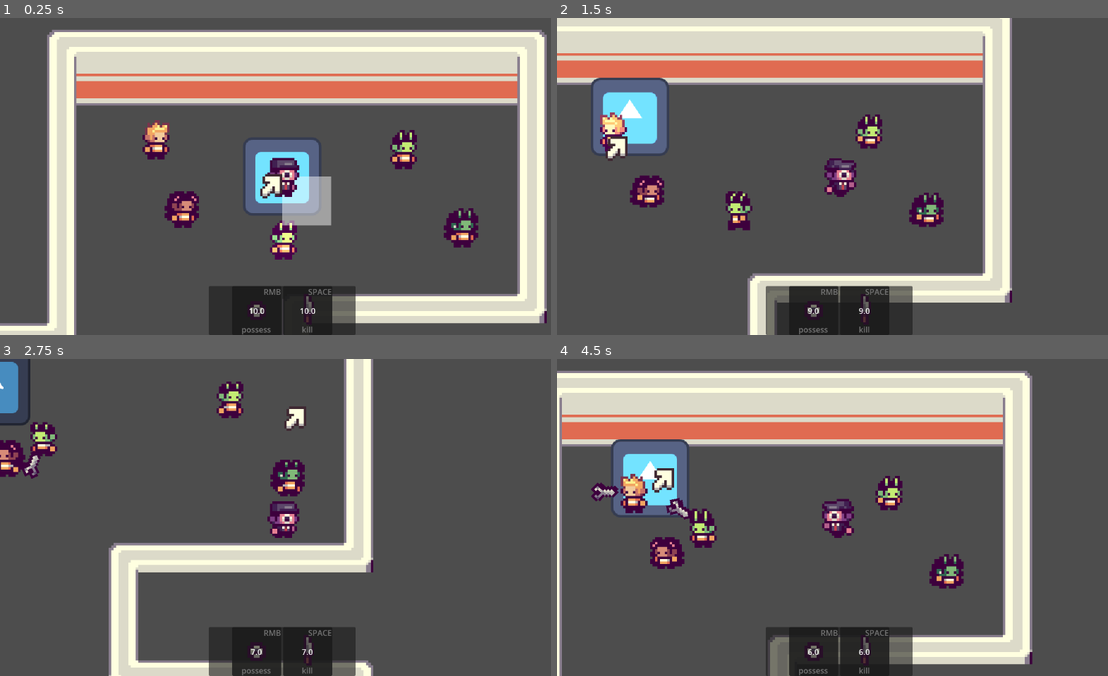
Above: before the commit, frames 1-4 (two rows, left to right).
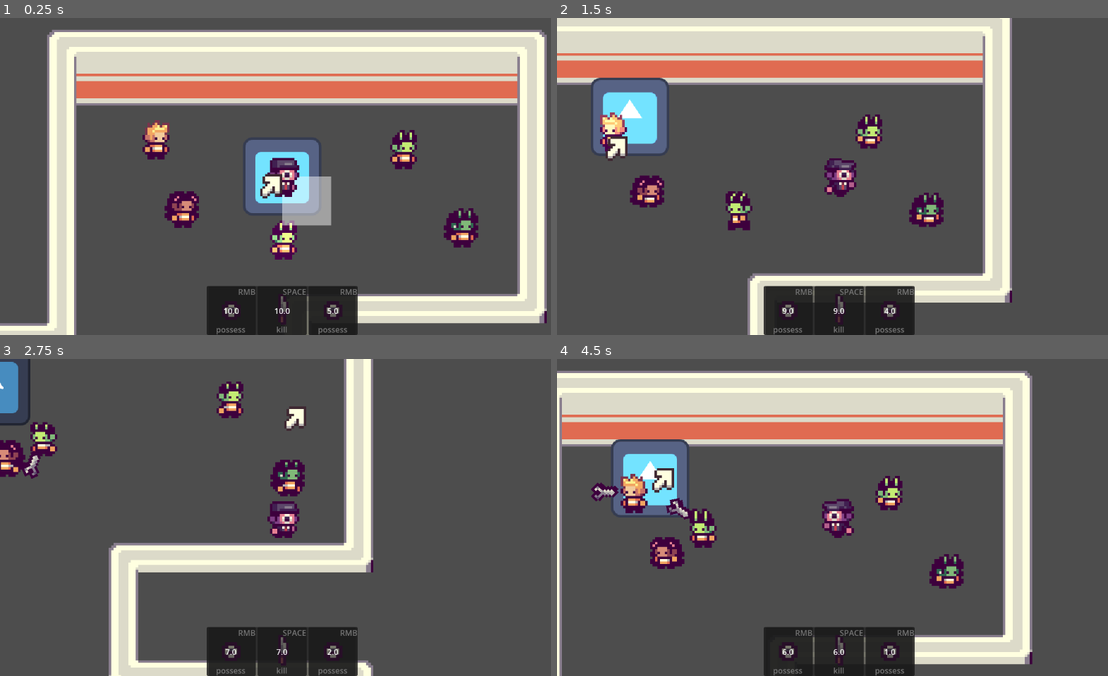
Above: after the commit, the same moments.

Repository: EEGAR1/summer-game-jam
Game: Godot game, scene res://scenes/main.tscn
Two runs of this game, one before a commit and one after it. Both use one fixed random seed, a clock stepped at 60 frames per second and the inputs below. The engine's default icon, where the game draws it, is replaced by a stand-in: a white triangle on a blue panel in a dark square.
Inputs (mouse positions are in pixels of both pictures, inside the frame that each line leads up to):
- Up to frame 1 (0.25 s): no input
- Up to frame 2 (1.5 s): move the mouse to (738, 208) at 0.52 s; hold D (move_right) 0.53-1.28 s; hold R (peek, bound only after the commit) 0.53-1.28 s; move the mouse to (628, 141) at 1.27 s; hold S (move_down) from 1.28 s (still down); click (628, 141) at 1.35 s
- Up to frame 3 (2.75 s): tap R (peek, bound only after the commit) at 1.55 s; move the mouse to (308, 409) at 2.02 s; release S (move_down) at 2.03 s; hold D (move_right) from 2.03 s (still down); hold R (peek, bound only after the commit) from 2.03 s (still down); right-click (308, 409) at 2.1 s
- Up to frame 4 (4.5 s): move the mouse to (601, 438) at 2.77 s; release D (move_right) at 2.78 s; release R (peek, bound only after the commit) at 2.78 s; hold W (move_up) 2.78-3.53 s; tap R (peek, bound only after the commit) at 2.85 s; move the mouse to (832, 558) at 3.52 s; hold R (peek, bound only after the commit) 3.53-4.28 s; hold A (move_left) from 3.53 s (still down); tap Space (kill) at 4.15 s; move the mouse to (667, 469) at 4.27 s; click (667, 469) at 4.35 s

The runs differ from the first frame. In frame 1, 1.2% of the frame differs, in the area x 37-65%, y 84-100%; in frame 2, 1.5%; in frame 3, 1.2%; in frame 4, 1.6%.

Commit message:
Added peek ability, realized AI needs some more work

Diff:
--- a/project.godot
+++ b/project.godot
@@ -69,6 +69,11 @@
 "events": [Object(InputEventKey,"resource_local_to_scene":false,"resource_name":"","device":-1,"window_id":0,"alt_press …(191 unchanged characters)…
 ]
 }
+peek={
+"deadzone": 0.2,
+"events": [Object(InputEventKey,"resource_local_to_scene":false,"resource_name":"","device":-1,"window_id":0,"alt_pressed":false,"shift_pressed":false,"ctrl_pressed":false,"meta_pressed":false,"pressed":false,"keycode":0,"physical_keycode":82,"key_label":0,"unicode":114,"location":0,"echo":false,"script":null)
+]
+}
 
 [physics]
 
--- /dev/null
+++ b/scenes/abilities/visual/peek_ability_visual.tscn
@@ -0,0 +1,66 @@
+[gd_scene format=3 uid="uid://8s30sa6w3oaw"]
+
+[ext_resource type="Script" uid="uid://bmgahswgbxgkw" path="res://scripts/ability_visual.gd" id="1_6m3d8"]
+
+[sub_resource type="PlaceholderTexture2D" id="PlaceholderTexture2D_3i5br"]
+
+[node name="PossessAbilityVisual" type="Panel" unique_id=1600126590]
+custom_minimum_size = Vector2(100, 100)
+script = ExtResource("1_6m3d8")
+
+[node name="TextureRect" type="TextureRect" parent="." unique_id=2016903157]
+layout_mode = 1
+anchors_preset = 15
+anchor_right = 1.0
+anchor_bottom = 1.0
+grow_horizontal = 2
+grow_vertical = 2
+texture = SubResource("PlaceholderTexture2D_3i5br")
+
+[node name="Control" type="Label" parent="." unique_id=336308720]
+layout_mode = 1
+anchors_preset = 1
+anchor_left = 1.0
+anchor_right = 1.0
+offset_left = -40.0
+offset_bottom = 23.0
+grow_horizontal = 0
+text = "R"
+horizontal_alignment = 2
+
+[node name="Name" type="Label" parent="." unique_id=1606283665]
+layout_mode = 1
+anchors_preset = 12
+anchor_top = 1.0
+anchor_right = 1.0
+anchor_bottom = 1.0
+offset_top = -23.0
+grow_horizontal = 2
+grow_vertical = 0
+text = "peek"
+horizontal_alignment = 1
+
+[node name="CooldownPanel" type="Panel" parent="." unique_id=497820218]
+layout_mode = 1
+anchors_preset = 15
+anchor_right = 1.0
+anchor_bottom = 1.0
+grow_horizontal = 2
+grow_vertical = 2
+
+[node name="Label" type="Label" parent="CooldownPanel" unique_id=1817508093]
+layout_mode = 1
+anchors_preset = 8
+anchor_left = 0.5
+anchor_top = 0.5
+anchor_right = 0.5
+anchor_bottom = 0.5
+offset_left = -20.0
+offset_top = -11.5
+offset_right = 20.0
+offset_bottom = 11.5
+grow_horizontal = 2
+grow_vertical = 2
+text = "3.0"
+horizontal_alignment = 1
+vertical_alignment = 1
--- a/scenes/main.tscn
+++ b/scenes/main.tscn
@@ -19,7 +19,10 @@
 [ext_resource type="Script" uid="uid://cngdflq51ni7n" path="res://scripts/kill_item.gd" id="14_a8y0u"]
 [ext_resource type="PackedScene" uid="uid://cn472bl2uam0t" path="res://scenes/abilities/visual/possess_ability_visual.tscn" id="14_jbj1t"]
 [ext_resource type="PackedScene" uid="uid://c8c6xdt3daq2m" path="res://scenes/abilities/visual/kill_ability_visual.tscn" id="15_jkv2x"]
+[ext_resource type="Script" uid="uid://bcamjboov1yrx" path="res://scripts/tooltip.gd" id="15_pm3ni"]
 [ext_resource type="Script" uid="uid://by11c4t44sja7" path="res://scripts/game_manager.gd" id="20_gqmmt"]
+[ext_resource type="Script" uid="uid://cu6q2daishhsy" path="res://scripts/peek_item.gd" id="20_yc10j"]
+[ext_resource type="PackedScene" uid="uid://8s30sa6w3oaw" path="res://scenes/abilities/visual/peek_ability_visual.tscn" id="21_jscy8"]
 
 [sub_resource type="CircleShape2D" id="CircleShape2D_jyhfs"]
 radius = 5.0
@@ -294,6 +297,27 @@
 horizontal_alignment = 1
 vertical_alignment = 1
 
+[node name="Tooltip" type="Control" parent="Player/CanvasLayer/Window" unique_id=715801127]
+anchors_preset = 0
+offset_right = 33.0
+offset_bottom = 29.0
+script = ExtResource("15_pm3ni")
+
+[node name="TooltipPanel" type="Panel" parent="Player/CanvasLayer/Window/Tooltip" unique_id=2008791126]
+layout_mode = 0
+offset_top = -153.0
+offset_right = 119.0
+
+[node name="Label" type="Label" parent="Player/CanvasLayer/Window/Tooltip/TooltipPanel" unique_id=1181333344]
+layout_mode = 1
+anchors_preset = 15
+anchor_right = 1.0
+anchor_bottom = 1.0
+grow_horizontal = 2
+grow_vertical = 2
+text = "Hello this is a test"
+autowrap_mode = 3
+
 [node name="ItemsManager" type="Node2D" parent="Player" unique_id=639049556]
 script = ExtResource("13_muem4")
 
@@ -314,6 +338,12 @@
 [node name="CollisionShape2D" type="CollisionShape2D" parent="Player/ItemsManager/KillItem/Area2D" unique_id=816578662]
 shape = SubResource("CircleShape2D_a8y0u")
 
+[node name="PeekItem" type="Node2D" parent="Player/ItemsManager" unique_id=1436780960]
+script = ExtResource("20_yc10j")
+active = true
+cooldown_time = 5.0
+ability_hint = ExtResource("21_jscy8")
+
 [node name="GameManager" type="Node" parent="." unique_id=1195878992]
 script = ExtResource("20_gqmmt")
 
--- a/scripts/camera.gd
+++ b/scripts/camera.gd
@@ -3,7 +3,7 @@
 
 # Called when the node enters the scene tree for the first time.
 func _ready() -> void:
-	pass # Replace with function body.
+	Globals.camera = self
 
 
 # Called every frame. 'delta' is the elapsed time since the previous frame.
--- a/scripts/classes/globals.gd
+++ b/scripts/classes/globals.gd
@@ -6,6 +6,8 @@
 var ability_holder : Node
 var victory_control : Control
 var defeat_control : Control
+var camera : Camera2D
+var tooltip : Control
 
 # Globals for building
 var hover_target
--- /dev/null
+++ b/scripts/peek_item.gd
@@ -0,0 +1,32 @@
+extends PlayerItem
+
+var tooltip : Control
+func _ready() -> void:
+	ability_hint = preload("uid://cn472bl2uam0t")
+
+	if is_instance_valid(get_tree()): await get_tree().process_frame
+	tooltip = Globals.tooltip
+	tooltip.hide()
+
+var ovrlp : Array :
+	get():
+		return Globals.mouse.get_overlapping_bodies().filter(func(x): return x is Person)
+
+func _check_active(delta : float) -> bool:
+	return true
+
+var window_open := false
+var label_showing := false
+var target : Person
+var paused := false
+
+func _always(delta : float) -> void:
+	pass
+
+func _while_active(delta : float) -> void:
+	if Input.is_action_pressed("peek") and len(ovrlp) != 0:
+		tooltip.visible = true
+		tooltip.text = str((ovrlp[0] as Person).emotion_manager.emotions)
+	if Input.is_action_just_released("peek"):
+		tooltip.hide()
+		use()
--- /dev/null
+++ b/scripts/tooltip.gd
@@ -0,0 +1,17 @@
+extends Control
+
+@onready var label: Label = $TooltipPanel/Label
+
+
+var text : = ""
+
+# Called when the node enters the scene tree for the first time.
+func _ready() -> void:
+	Globals.tooltip = self
+
+
+# Called every frame. 'delta' is the elapsed time since the previous frame.
+func _process(delta: float) -> void:
+	position = (get_global_mouse_position() - get_viewport_rect().position).clamp(Vector2(0, size.y), Vector2(get_viewport_rect().size.x - size.x, get_viewport_rect().size.y))
+
+	label.text = text
--- a/scripts/witness_action.gd
+++ b/scripts/witness_action.gd
@@ -16,7 +16,7 @@
 	for person in area_2d.get_fov_overlapping_bodies().filter(func(x): return x is Person):
 		person = person as Person
 		for emotion in EmotionManager.EMOTION_TYPE.values():
-			emotion_manager.set_emotion(person.id, emotion, emotion_manager.get_emotion(person.id, emotion) - 8.0) # Trust and love the killer a little less
+			emotion_manager.set_emotion(person.id, emotion, emotion_manager.get_emotion(person.id, emotion) - (12.0)) # Trust and love the killer a little less
 
 		var action_manager = (person.get_children().filter(func(x): return x is ActionManager)[0] as ActionManager)
 		var kill_action = (action_manager.get_children().filter(func(x): return x is KillAction)[0] as KillAction)
@@ -26,7 +26,9 @@
 			# We know that this person killed the body we see
 			print("person of id ", person.id, " (", person, ") did it!")
 			for emotion in EmotionManager.EMOTION_TYPE.values():
+				print("before:", emotion_manager.get_emotion(person.id, emotion), emotion_manager.get_emotion(seen_bodies.back().owner_id, emotion))
 				emotion_manager.set_emotion(person.id, emotion, emotion_manager.get_emotion(person.id, emotion) - (emotion_manager.get_emotion(seen_bodies.back().owner_id, emotion) - 50.0))
+				print("after:", emotion_manager.get_emotion(person.id, emotion))
 			emotion_manager.show_emotion_frame(1)
 			remove_action()
 			return
Not shown, added: scripts/peek_item.gd.uid
Not shown, added: scripts/tooltip.gd.uid
